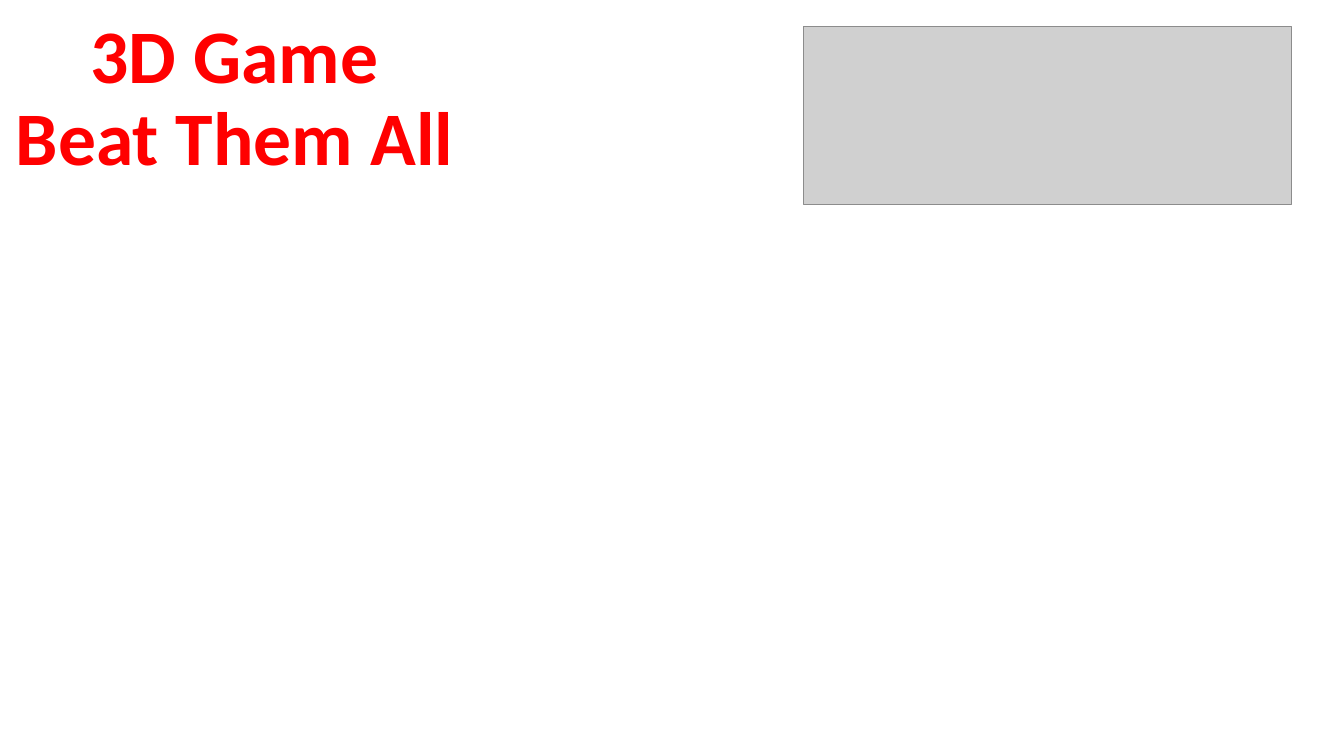
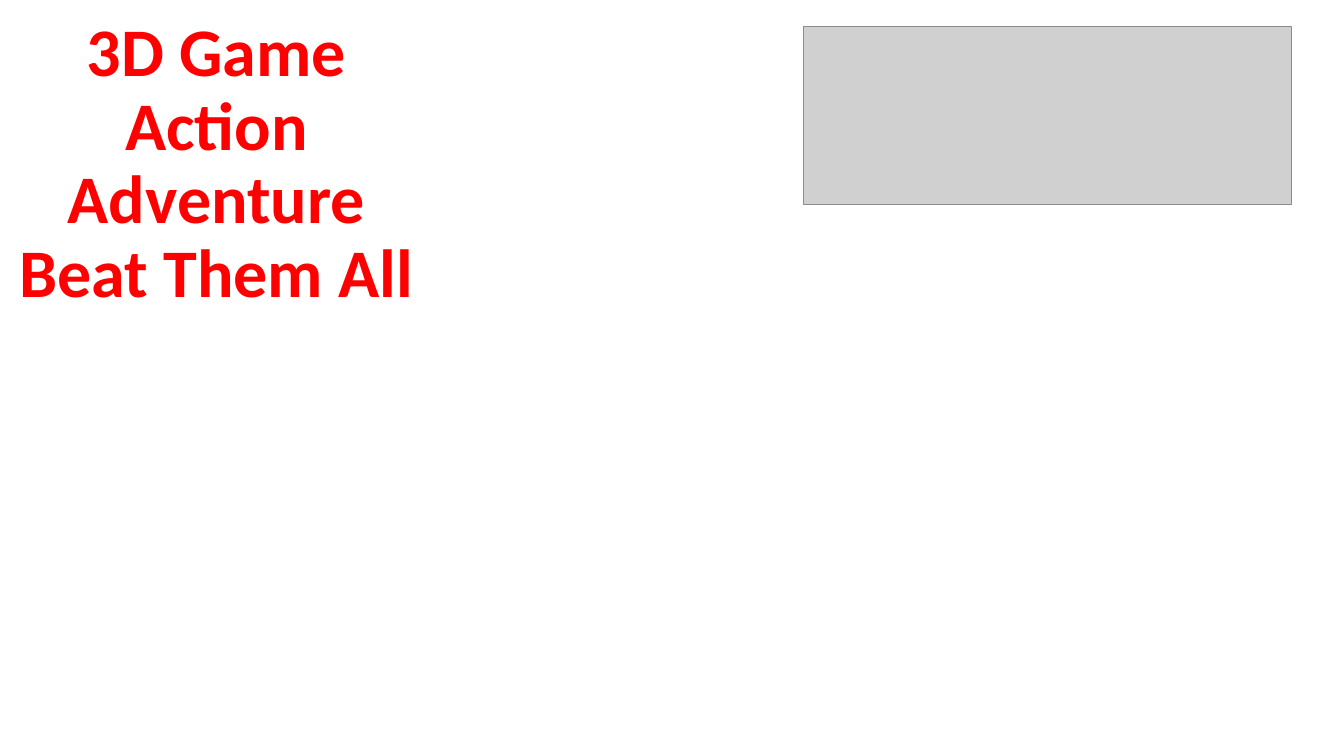
Before and after one commit to Artoliz/OfficeRage, a slide deck: slide 2 of Office_Rage_Presentation.pptx. Drawn at 1344x756 pixels with LibreOffice and Linux fonts; fonts in the diff are those of the drawing; grey boxes stand for pictures; background and template pictures are left out. Boxes give left, top, right and bottom in pixels: in the first picture for what was removed or moved away, otherwise in the second. Text is boxed around its words. In the diff, an @@ line names an element or a change of style, - is before the commit and + after.

```diff
--- a/Office_Rage_Presentation.pptx
+++ b/Office_Rage_Presentation.pptx
@@ title at [19, 31, 414, 298]: text changed; size 54 to 48.6 pt @@
-3D Game
-Beat Them All
+3D Game
+Action
+Adventure
+Beat Them All
```
Also in this commit, not shown: 1 slide added.
